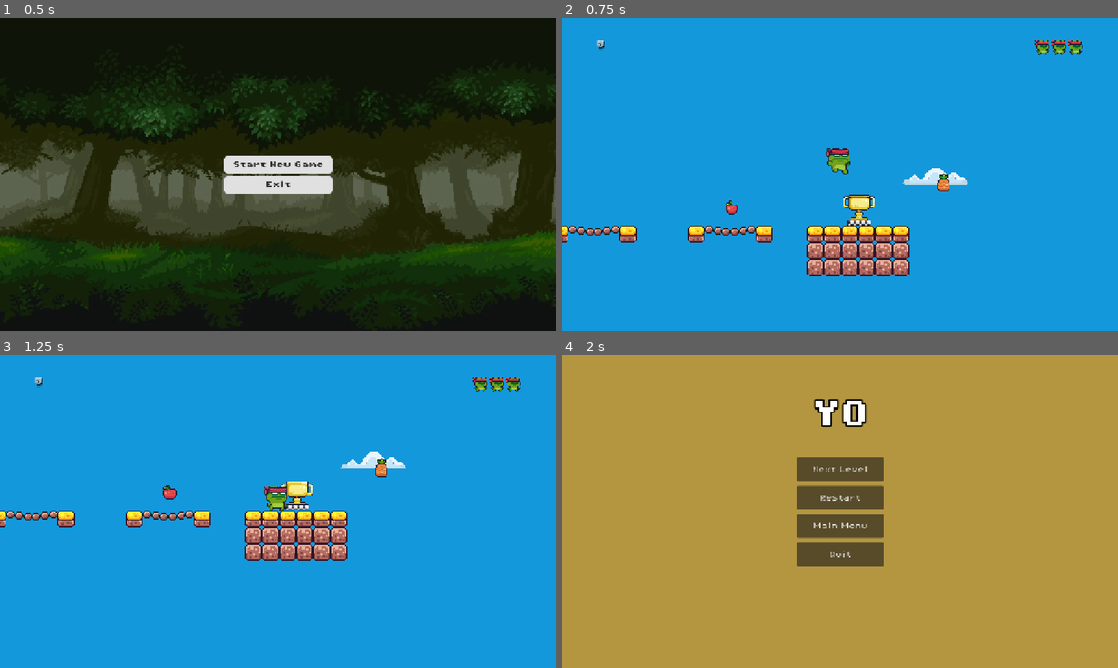
Above: before the commit, frames 1-4 (two rows, left to right).
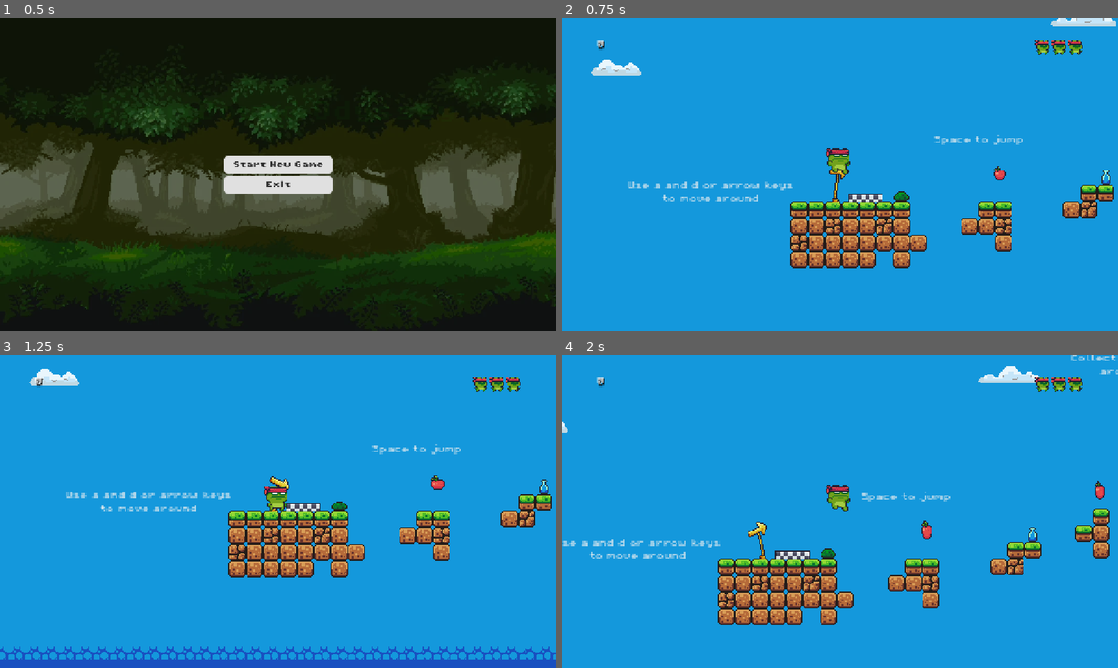
Above: after the commit, the same moments.

Repository: anushjindal19/jumpmasterrepo
Game: Godot game, scene res://scenes/GUI and Menus/main_menu.tscn
Two runs of this game, one before a commit and one after it. Both use one fixed random seed, a clock stepped at 60 frames per second and the inputs below.
Inputs:
- Up to frame 1 (0.5 s): no input
- Up to frame 2 (0.75 s): click "Start New Game" at 0.5 s
- Up to frame 3 (1.25 s): no input
- Up to frame 4 (2 s): hold D (right) from 1.28 s (still down); tap Space (jump) at 1.52 s

Frame 1 is identical in both runs. In frame 2, 9.5% of the frame differs, in the area x 0-100%, y 0-83%; in frame 3, 12%; in frame 4, 100%, in the area x 0-100%, y 0-100%.

Commit message:
Editor re-save of levels; move level 1 player start back to the beginning
The Godot editor reordered sub-resources and ext_resources in all three
level files (no content change). Level 1's player start was left at
(5098, -303) from testing; it's now (-36, -55), at the start of the level.

Diff:
--- a/scenes/level_1.tscn
+++ b/scenes/level_1.tscn
@@ -18,6 +18,40 @@
 [ext_resource type="PackedScene" uid="uid://do1ysug68wwf" path="res://scenes/GUI and Menus/life_container.tscn" id="16_nossa"]
 [ext_resource type="AudioStream" uid="uid://cliq2xueabko8" path="res://assets/sounds/retro-game-arcade-236133.mp3" id="17_hjqri"]
 [ext_resource type="PackedScene" path="res://scenes/sky_background.tscn" id="99_sky"]
+
+[sub_resource type="TileSetAtlasSource" id="TileSetAtlasSource_u7ucq"]
+texture = ExtResource("3_2cbcq")
+0:4/0 = 0
+1:4/0 = 0
+2:4/0 = 0
+3:4/0 = 0
+4:4/0 = 0
+0:5/0 = 0
+1:5/0 = 0
+2:5/0 = 0
+3:5/0 = 0
+4:5/0 = 0
+0:6/0 = 0
+1:6/0 = 0
+2:6/0 = 0
+3:6/0 = 0
+4:6/0 = 0
+0:7/0 = 0
+1:7/0 = 0
+2:7/0 = 0
+3:7/0 = 0
+4:7/0 = 0
+2:0/size_in_atlas = Vector2i(3, 1)
+2:0/0 = 0
+0:1/size_in_atlas = Vector2i(3, 1)
+0:1/0 = 0
+1:2/size_in_atlas = Vector2i(4, 1)
+1:2/0 = 0
+0:3/size_in_atlas = Vector2i(3, 1)
+0:3/0 = 0
+
+[sub_resource type="TileSet" id="TileSet_xwfau"]
+sources/0 = SubResource("TileSetAtlasSource_u7ucq")
 
 [sub_resource type="NavigationPolygon" id="NavigationPolygon_kvpfn"]
 vertices = PackedVector2Array(8, 8, -8, 8, -8, -8, 8, -8)
@@ -196,40 +230,6 @@
 navigation_layer_0/layers = 1
 sources/0 = SubResource("TileSetAtlasSource_gee14")
 
-[sub_resource type="TileSetAtlasSource" id="TileSetAtlasSource_u7ucq"]
-texture = ExtResource("3_2cbcq")
-0:4/0 = 0
-1:4/0 = 0
-2:4/0 = 0
-3:4/0 = 0
-4:4/0 = 0
-0:5/0 = 0
-1:5/0 = 0
-2:5/0 = 0
-3:5/0 = 0
-4:5/0 = 0
-0:6/0 = 0
-1:6/0 = 0
-2:6/0 = 0
-3:6/0 = 0
-4:6/0 = 0
-0:7/0 = 0
-1:7/0 = 0
-2:7/0 = 0
-3:7/0 = 0
-4:7/0 = 0
-2:0/size_in_atlas = Vector2i(3, 1)
-2:0/0 = 0
-0:1/size_in_atlas = Vector2i(3, 1)
-0:1/0 = 0
-1:2/size_in_atlas = Vector2i(4, 1)
-1:2/0 = 0
-0:3/size_in_atlas = Vector2i(3, 1)
-0:3/0 = 0
-
-[sub_resource type="TileSet" id="TileSet_xwfau"]
-sources/0 = SubResource("TileSetAtlasSource_u7ucq")
-
 [sub_resource type="WorldBoundaryShape2D" id="WorldBoundaryShape2D_lnu2h"]
 distance = -64.0
 
@@ -622,7 +622,7 @@
 
 [node name="CharacterBody2D" parent="." instance=ExtResource("14_iw4em")]
 unique_name_in_owner = true
-position = Vector2(5098, -303)
+position = Vector2(-36, -55)
 
 [node name="Camera2D" type="Camera2D" parent="CharacterBody2D"]
 position = Vector2(2, 16)
--- a/scenes/level_2.tscn
+++ b/scenes/level_2.tscn
@@ -19,6 +19,40 @@
 [ext_resource type="PackedScene" uid="uid://do1ysug68wwf" path="res://scenes/GUI and Menus/life_container.tscn" id="15_vhnap"]
 [ext_resource type="AudioStream" uid="uid://cliq2xueabko8" path="res://assets/sounds/retro-game-arcade-236133.mp3" id="16_vwfin"]
 [ext_resource type="PackedScene" path="res://scenes/sky_background.tscn" id="99_sky"]
+
+[sub_resource type="TileSetAtlasSource" id="TileSetAtlasSource_u7ucq"]
+texture = ExtResource("3_wdtqu")
+0:4/0 = 0
+1:4/0 = 0
+2:4/0 = 0
+3:4/0 = 0
+4:4/0 = 0
+0:5/0 = 0
+1:5/0 = 0
+2:5/0 = 0
+3:5/0 = 0
+4:5/0 = 0
+0:6/0 = 0
+1:6/0 = 0
+2:6/0 = 0
+3:6/0 = 0
+4:6/0 = 0
+0:7/0 = 0
+1:7/0 = 0
+2:7/0 = 0
+3:7/0 = 0
+4:7/0 = 0
+2:0/size_in_atlas = Vector2i(3, 1)
+2:0/0 = 0
+0:1/size_in_atlas = Vector2i(3, 1)
+0:1/0 = 0
+1:2/size_in_atlas = Vector2i(4, 1)
+1:2/0 = 0
+0:3/size_in_atlas = Vector2i(3, 1)
+0:3/0 = 0
+
+[sub_resource type="TileSet" id="TileSet_xwfau"]
+sources/0 = SubResource("TileSetAtlasSource_u7ucq")
 
 [sub_resource type="NavigationPolygon" id="NavigationPolygon_kvpfn"]
 vertices = PackedVector2Array(8, 8, -8, 8, -8, -8, 8, -8)
@@ -197,40 +231,6 @@
 navigation_layer_0/layers = 1
 sources/0 = SubResource("TileSetAtlasSource_gee14")
 
-[sub_resource type="TileSetAtlasSource" id="TileSetAtlasSource_u7ucq"]
-texture = ExtResource("3_wdtqu")
-0:4/0 = 0
-1:4/0 = 0
-2:4/0 = 0
-3:4/0 = 0
-4:4/0 = 0
-0:5/0 = 0
-1:5/0 = 0
-2:5/0 = 0
-3:5/0 = 0
-4:5/0 = 0
-0:6/0 = 0
-1:6/0 = 0
-2:6/0 = 0
-3:6/0 = 0
-4:6/0 = 0
-0:7/0 = 0
-1:7/0 = 0
-2:7/0 = 0
-3:7/0 = 0
-4:7/0 = 0
-2:0/size_in_atlas = Vector2i(3, 1)
-2:0/0 = 0
-0:1/size_in_atlas = Vector2i(3, 1)
-0:1/0 = 0
-1:2/size_in_atlas = Vector2i(4, 1)
-1:2/0 = 0
-0:3/size_in_atlas = Vector2i(3, 1)
-0:3/0 = 0
-
-[sub_resource type="TileSet" id="TileSet_xwfau"]
-sources/0 = SubResource("TileSetAtlasSource_u7ucq")
-
 [sub_resource type="WorldBoundaryShape2D" id="WorldBoundaryShape2D_lnu2h"]
 distance = -64.0
 
--- a/scenes/level_3.tscn
+++ b/scenes/level_3.tscn
@@ -6,14 +6,48 @@
 [ext_resource type="Script" uid="uid://xp6qny7um22" path="res://scripts/killzone.gd" id="4_sx8yt"]
 [ext_resource type="PackedScene" uid="uid://4p8p4vvd0jrq" path="res://scenes/damagers/avoidable_log.tscn" id="6_ax3dk"]
 [ext_resource type="PackedScene" uid="uid://bryu8qq61wj63" path="res://scenes/first_checkpoint.tscn" id="9_vv2vh"]
-[ext_resource type="PackedScene" uid="uid://dh1vl4edgunih" path="res://scenes/end_checkpoint.tscn" id="19_endcp"]
 [ext_resource type="FontFile" uid="uid://bgvjhe6mkgk0e" path="res://assets/fonts/PixelOperator8.ttf" id="12_1rxxv"]
 [ext_resource type="PackedScene" uid="uid://dnd0pnxrbwcg" path="res://scenes/GUI and Menus/pause_menu.tscn" id="14_detxl"]
 [ext_resource type="PackedScene" uid="uid://dl3os3mfiypg" path="res://scenes/player.tscn" id="15_58p72"]
 [ext_resource type="Script" uid="uid://d0d1fuyqu6mro" path="res://scripts/label.gd" id="16_365g5"]
 [ext_resource type="PackedScene" uid="uid://do1ysug68wwf" path="res://scenes/GUI and Menus/life_container.tscn" id="17_50287"]
 [ext_resource type="AudioStream" uid="uid://cliq2xueabko8" path="res://assets/sounds/retro-game-arcade-236133.mp3" id="18_os8re"]
+[ext_resource type="PackedScene" uid="uid://dh1vl4edgunih" path="res://scenes/end_checkpoint.tscn" id="19_endcp"]
 [ext_resource type="PackedScene" path="res://scenes/sky_background.tscn" id="99_sky"]
+
+[sub_resource type="TileSetAtlasSource" id="TileSetAtlasSource_u7ucq"]
+texture = ExtResource("3_wa6ex")
+0:4/0 = 0
+1:4/0 = 0
+2:4/0 = 0
+3:4/0 = 0
+4:4/0 = 0
+0:5/0 = 0
+1:5/0 = 0
+2:5/0 = 0
+3:5/0 = 0
+4:5/0 = 0
+0:6/0 = 0
+1:6/0 = 0
+2:6/0 = 0
+3:6/0 = 0
+4:6/0 = 0
+0:7/0 = 0
+1:7/0 = 0
+2:7/0 = 0
+3:7/0 = 0
+4:7/0 = 0
+2:0/size_in_atlas = Vector2i(3, 1)
+2:0/0 = 0
+0:1/size_in_atlas = Vector2i(3, 1)
+0:1/0 = 0
+1:2/size_in_atlas = Vector2i(4, 1)
+1:2/0 = 0
+0:3/size_in_atlas = Vector2i(3, 1)
+0:3/0 = 0
+
+[sub_resource type="TileSet" id="TileSet_xwfau"]
+sources/0 = SubResource("TileSetAtlasSource_u7ucq")
 
 [sub_resource type="NavigationPolygon" id="NavigationPolygon_kvpfn"]
 vertices = PackedVector2Array(8, 8, -8, 8, -8, -8, 8, -8)
@@ -192,40 +226,6 @@
 navigation_layer_0/layers = 1
 sources/0 = SubResource("TileSetAtlasSource_gee14")
 
-[sub_resource type="TileSetAtlasSource" id="TileSetAtlasSource_u7ucq"]
-texture = ExtResource("3_wa6ex")
-0:4/0 = 0
-1:4/0 = 0
-2:4/0 = 0
-3:4/0 = 0
-4:4/0 = 0
-0:5/0 = 0
-1:5/0 = 0
-2:5/0 = 0
-3:5/0 = 0
-4:5/0 = 0
-0:6/0 = 0
-1:6/0 = 0
-2:6/0 = 0
-3:6/0 = 0
-4:6/0 = 0
-0:7/0 = 0
-1:7/0 = 0
-2:7/0 = 0
-3:7/0 = 0
-4:7/0 = 0
-2:0/size_in_atlas = Vector2i(3, 1)
-2:0/0 = 0
-0:1/size_in_atlas = Vector2i(3, 1)
-0:1/0 = 0
-1:2/size_in_atlas = Vector2i(4, 1)
-1:2/0 = 0
-0:3/size_in_atlas = Vector2i(3, 1)
-0:3/0 = 0
-
-[sub_resource type="TileSet" id="TileSet_xwfau"]
-sources/0 = SubResource("TileSetAtlasSource_u7ucq")
-
 [sub_resource type="WorldBoundaryShape2D" id="WorldBoundaryShape2D_lnu2h"]
 distance = -64.0
 
